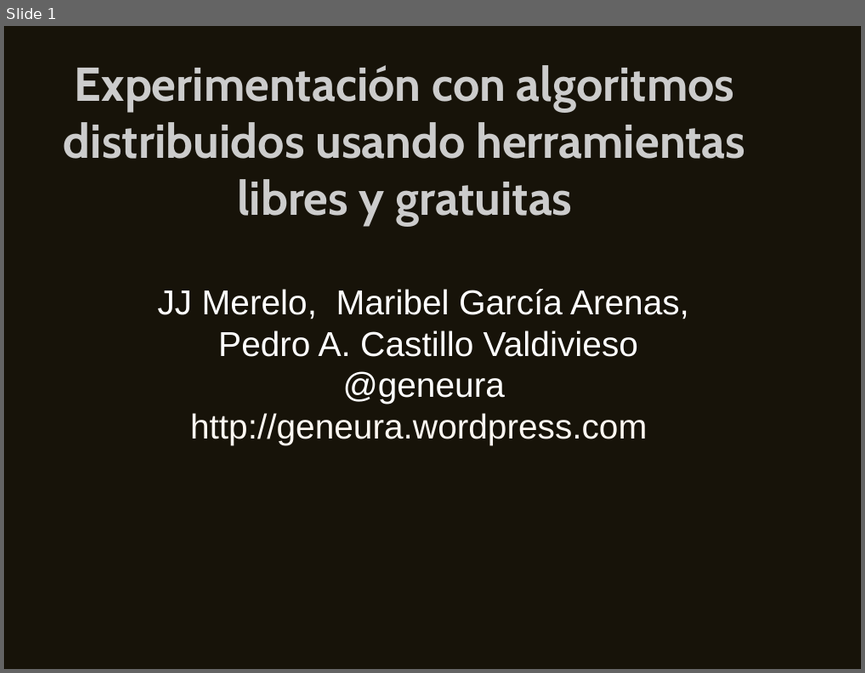
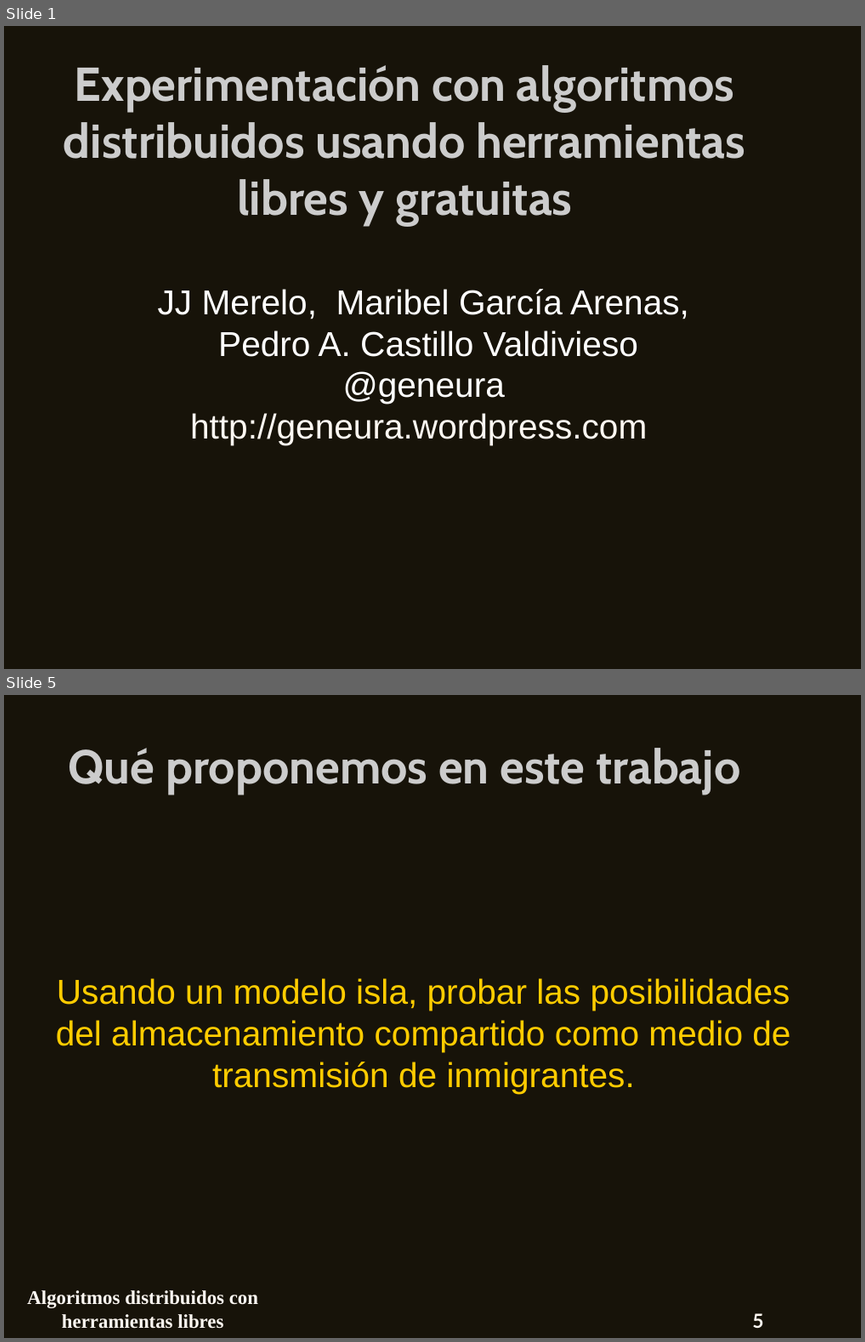
Before and after one commit to CANUBE/maeb-2013, a slide deck: presentacion.odp. Shown one above the other, each under a label of ours: slide 1 before the commit, slides 1 and 5 after it; the slides between them are not shown. The pictures are 865x673 and 865x1342 pixels, drawn with LibreOffice and Linux fonts; fonts in the diff are those of the drawing. Boxes give left, top, right and bottom in pixels: in the first picture for what was removed or moved away, otherwise in the second. Text is boxed around its words. In the diff, an @@ line names an element or a change of style, - is before the commit and + after.

```diff
--- a/presentacion.odp
+++ b/presentacion.odp
@@ slide 5 added at (x1=4, y1=695, x2=861, y2=1338), background #171309 @@
@@ title added at (x1=69, y1=748, x2=740, y2=794), 44 pt, text #CCCCCC, bold @@
+Qué proponemos en este trabajo
@@ subtitle added at (x1=56, y1=978, x2=790, y2=1093), 32 pt, text #FFCC00 @@
+Usando un modelo isla, probar las posibilidades del almacenamiento compartido como medio de transmisión de inmigrantes.
@@ text added at (x1=27, y1=1290, x2=258, y2=1328), 18 pt, text #FDF8F2, bold @@
+Algoritmos distribuidos con herramientas libres
@@ page number added at (x1=752, y1=1313, x2=763, y2=1327), 18 pt, text #FDF8F2, bold @@
+5
```
Also in this commit, not shown: 12 other slides added, 4 slides removed.
